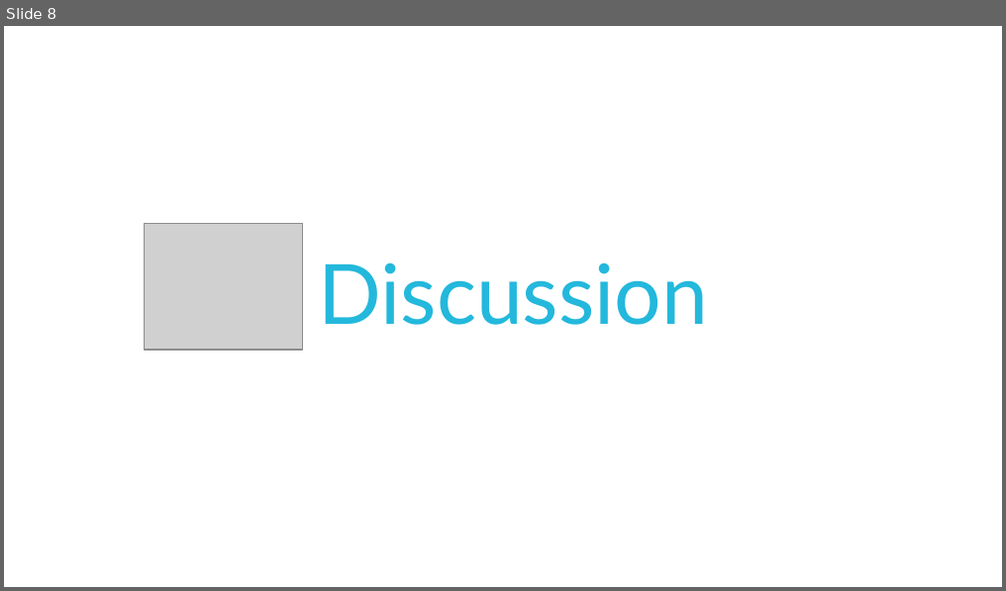
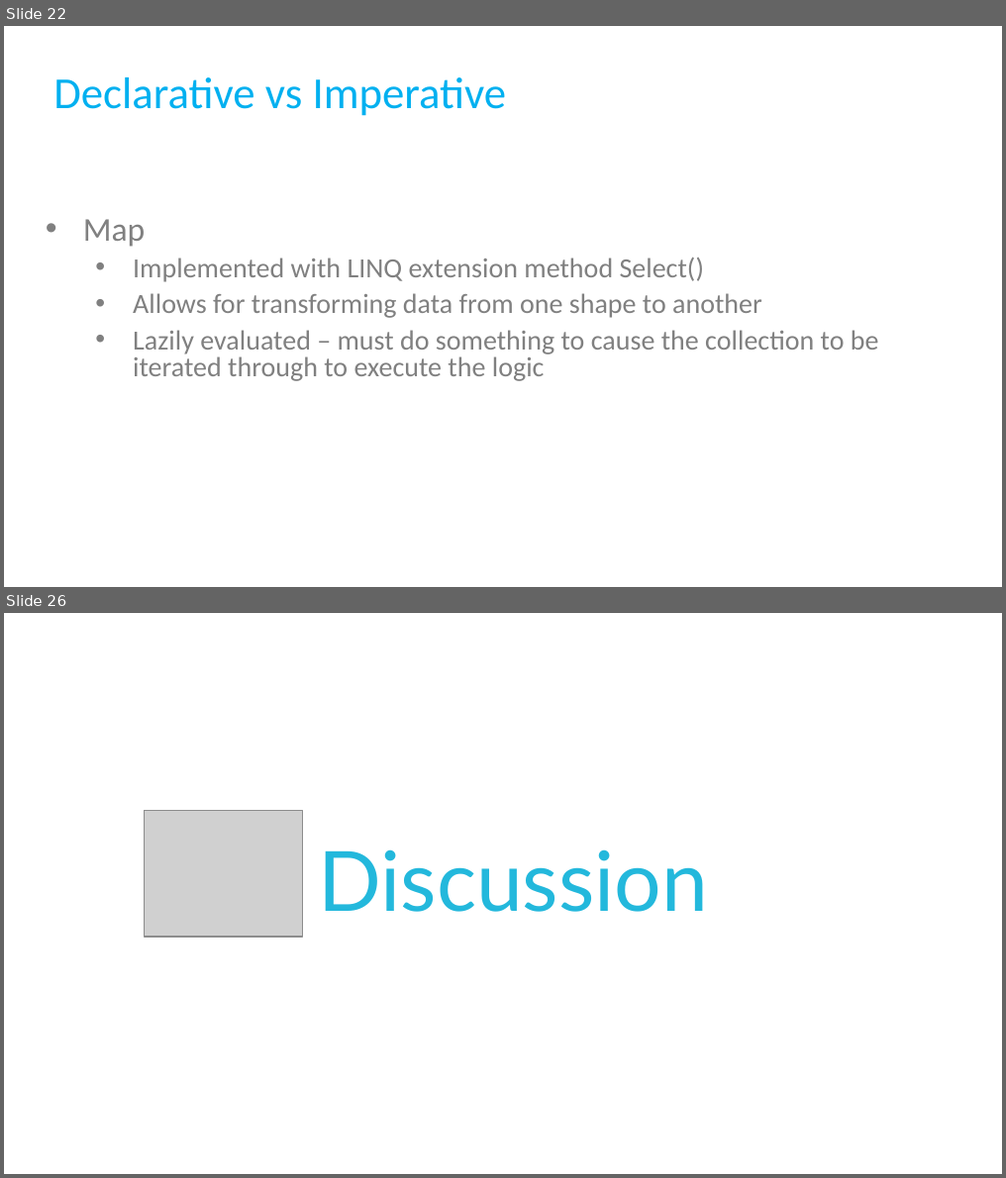
Before and after one commit to AndrewPHunter/ProgrammingPrinciplesAndPatterns, a slide deck: CSharpPractices.pptx. Shown one above the other, each under a label of ours: slide 8 before the commit, slides 22 and 26 after it; the slides between them are not shown. The pictures are 1006x591 and 1006x1178 pixels, drawn with LibreOffice and Linux fonts; fonts in the diff are those of the drawing; grey boxes stand for pictures; background and template pictures are left out. Boxes give left, top, right and bottom in pixels: in the first picture for what was removed or moved away, otherwise in the second. Text is boxed around its words. In the diff, an @@ line names an element or a change of style, - is before the commit and + after.

```diff
--- a/CSharpPractices.pptx
+++ b/CSharpPractices.pptx
@@ slide 22 added at [4, 26, 1002, 587], background #FFFFFF @@
@@ title added at [54, 77, 507, 116], 32 pt, text #00B0F0 @@
+Declarative vs Imperative
@@ text added at [83, 219, 879, 381], 20 pt, text #808080 @@
+• Map
+  • Implemented with LINQ extension method Select()
+  • Allows for transforming data from one shape to another
+  • Lazily evaluated – must do something to cause the collection to be iterated through to execute the logic
@@ what was slide 8 is now slide 26 @@
```
Also in this commit, not shown: 24 other slides added, 7 slides removed, 18 other files.
